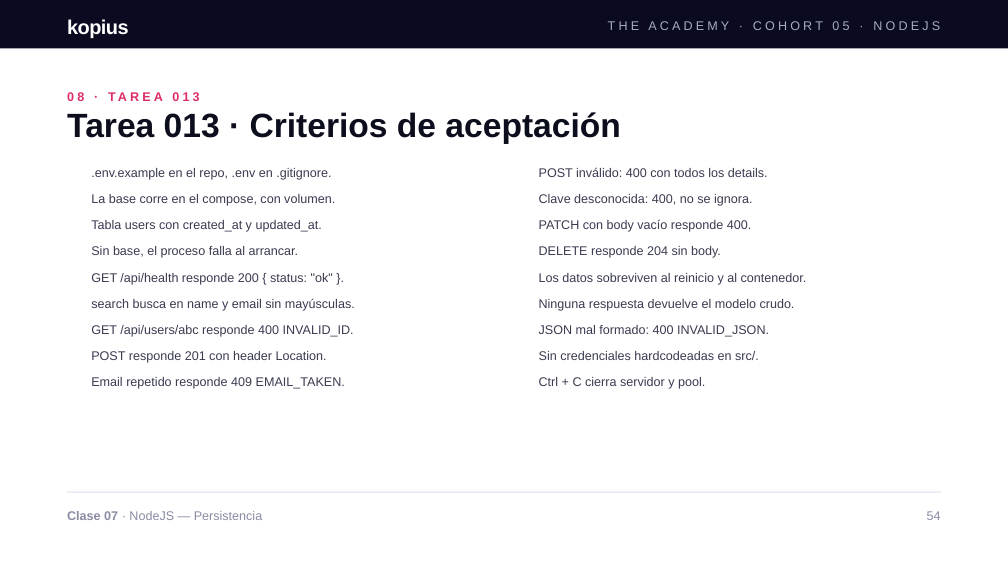
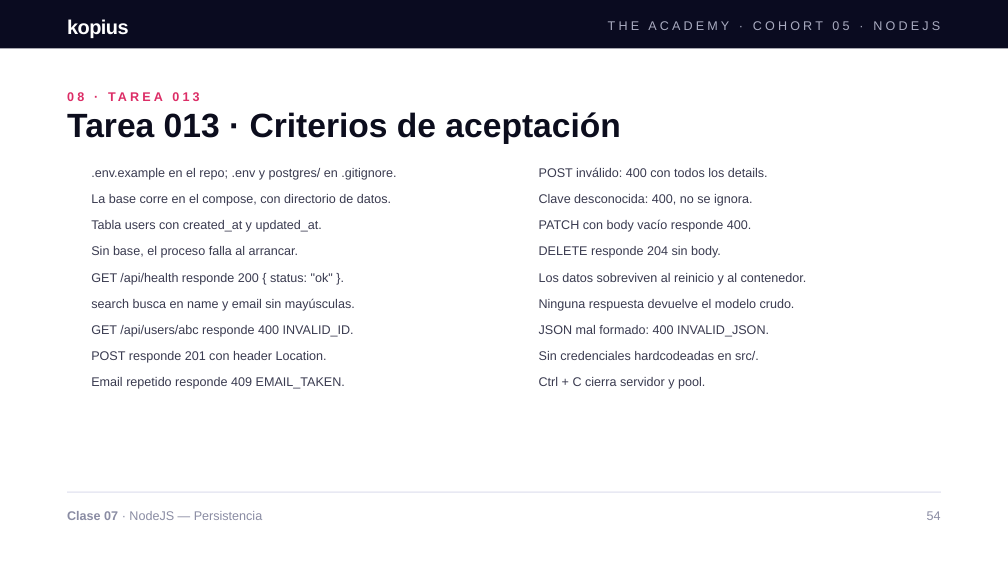
Before and after one commit to aduartekopiustech/node-fullstack-clase-07, a slide deck: slide 54 of docs/Clase_7_de_NodeJS.pptx. Drawn at 1008x567 pixels with LibreOffice and Linux fonts; fonts in the diff are those of the drawing; background and template pictures are left out. Boxes give left, top, right and bottom in pixels: in the first picture for what was removed or moved away, otherwise in the second. Text is boxed around its words. In the diff, an @@ line names an element or a change of style, - is before the commit and + after.

```diff
--- a/docs/Clase_7_de_NodeJS.pptx
+++ b/docs/Clase_7_de_NodeJS.pptx
@@ text at (91, 168, 396, 180): text changed @@
-.env.example en el repo, .env en .gitignore.
+.env.example en el repo; .env y postgres/ en .gitignore.
@@ text at (91, 194, 391, 206): text changed @@
-La base corre en el compose, con volumen.
+La base corre en el compose, con directorio de datos.
```
Also in this commit, not shown: 16 other slides changed, 6 slides added, 1 slide removed.
